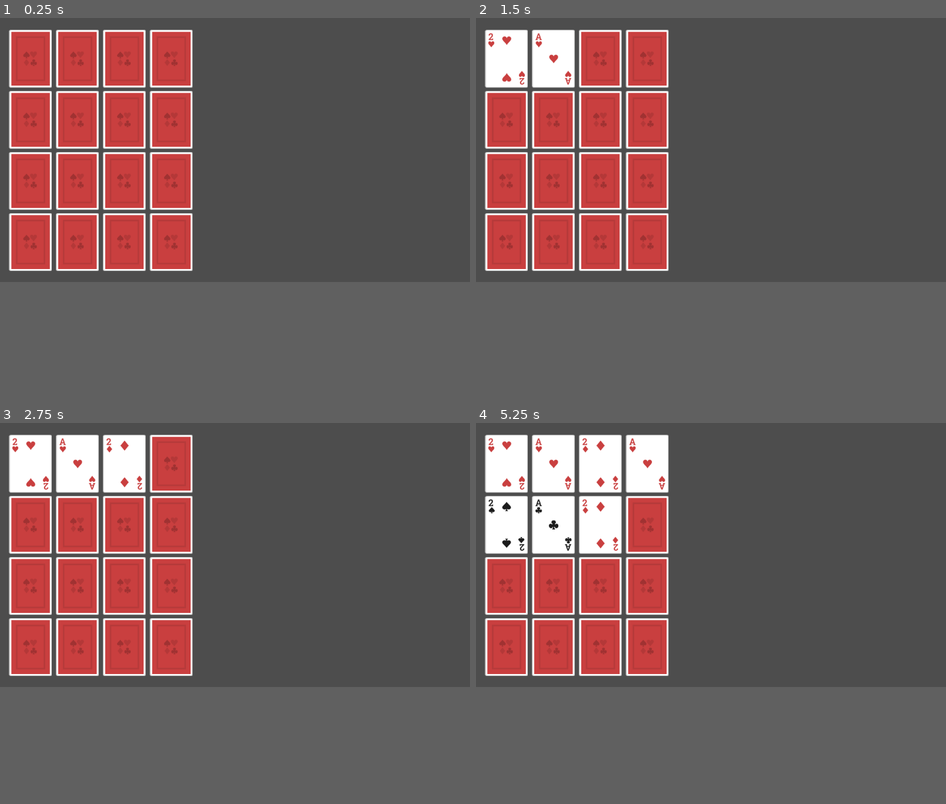
Above: before the commit, frames 1-4 (two rows, left to right).
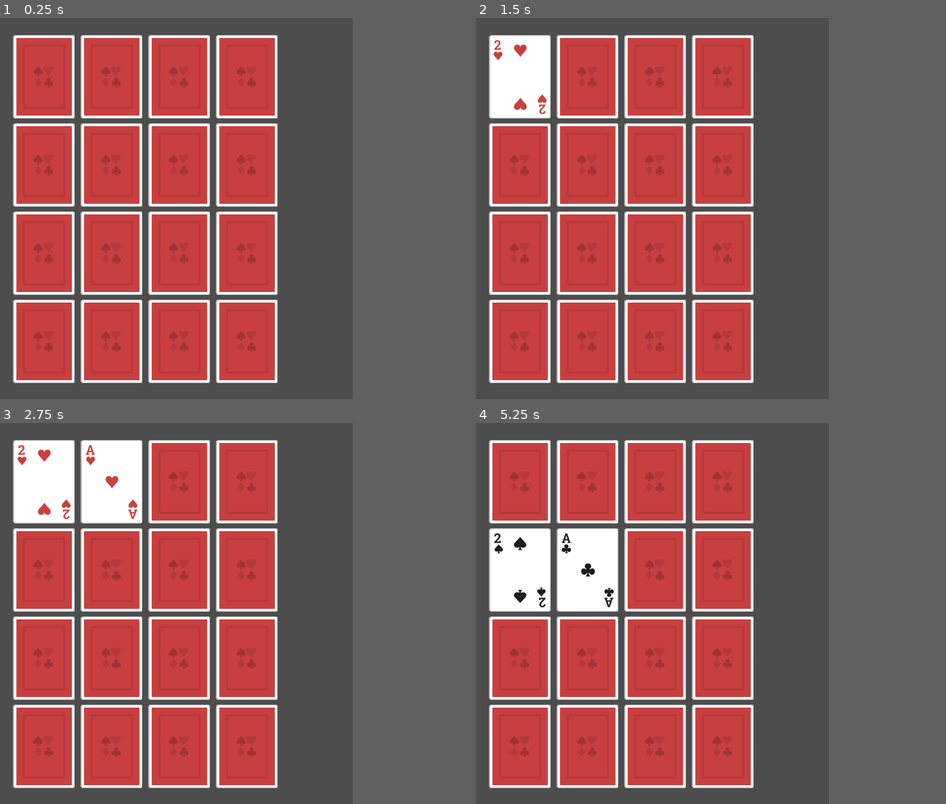
Above: after the commit, the same moments.

Repository: faas-bsu-25/kr_labs
Game: Godot game, scene res://lab4_matching/matching.tscn
The game is run twice, just before and just after one commit, with the same random seed, the same clock (stepped at 60 frames per second) and the same inputs.
Inputs (mouse positions are in pixels of both pictures, inside the frame that each line leads up to):
- Up to frame 1 (0.25 s): no input
- Up to frame 2 (1.5 s): tap Enter (ui_accept) at 0.5, 0.77, 1.25 s; move the mouse to (508, 59) at 0.52 s; hold D (shmup_right) from 0.53 s (still down); click (508, 59) at 0.67 s; move the mouse to (551, 59) at 1.27 s; click (551, 59) at 1.42 s
- Up to frame 3 (2.75 s): tap Enter (ui_accept) at 1.52 s; tap R (platformer_reset-position) at 2 s; move the mouse to (122, 464) at 2.02 s; release D (shmup_right) at 2.03 s; hold A (shmup_left) from 2.03 s (still down); click (122, 464) at 2.17 s
- Up to frame 4 (5.25 s): tap Enter (ui_accept) at 2.75, 3.02, 3.77, 4.25, 4.52 s; move the mouse to (645, 464) at 2.77 s; release A (shmup_left) at 2.78 s; hold D (shmup_right) 2.78-4.28 s; click (645, 464) at 2.92 s; tap R (platformer_reset-position) at 3.5 s; move the mouse to (508, 525) at 3.52 s; click (508, 525) at 3.67 s; move the mouse to (551, 525) at 4.27 s; hold A (shmup_left) 4.28-5.03 s; click (551, 525) at 4.42 s; move the mouse to (598, 525) at 5.02 s; hold D (shmup_right) from 5.03 s (still down); click (598, 525) at 5.17 s
In our replay, the window is 799x449 before the commit and 600x648 after it. These sizes can differ from the game's own. Grey fills any space a smaller window leaves; there, only what the larger window draws over its background counts as a difference.

The runs differ from the first frame. In frame 1, 35% of the frame differs, in the area x 1-60%, y 3-96%; in frame 2, 36%; in frame 3, 36%; in frame 4, 41%.

Commit message:
Block input during card match check

Diff:
--- a/lab4_matching/card.gd
+++ b/lab4_matching/card.gd
@@ -19,7 +19,7 @@
 	$"Back".show()
 
 func on_click():
-	if($"Back".visible):
+	if($"Back".visible) and $"/root/Matching".allowingInput:
 		$"Back".hide()
 		$"/root/Matching".card_clicked(self)
 
--- a/lab4_matching/matching.gd
+++ b/lab4_matching/matching.gd
@@ -1,6 +1,8 @@
 extends Node2D
 
 @export var cardScene: PackedScene
+var allowingInput = true
+
 const SPACE_BETWEEN_CARDS = Vector2(115, 150)
 const PADDING_FROM_TOP_LEFT = Vector2(75, 100)
 
@@ -31,10 +33,12 @@
 	cards.append(card)
 
 	if cards.size() > 1:
+		allowingInput = false
 		$FlipCooldownTimer.start()
 
 func _on_flip_cooldown_timer_timeout() -> void:
 	check_match()
+	allowingInput = true
 
 func check_match():
 	if cards[0].value == cards[1].value:
--- a/project.godot
+++ b/project.godot
@@ -14,6 +14,10 @@
 run/main_scene="uid://dfjn0x6ifud4l"
 config/features=PackedStringArray("4.4", "Forward Plus")
 config/icon="res://icon.svg"
+
+[display]
+
+window/size/viewport_width=600
 
 [input]
 
